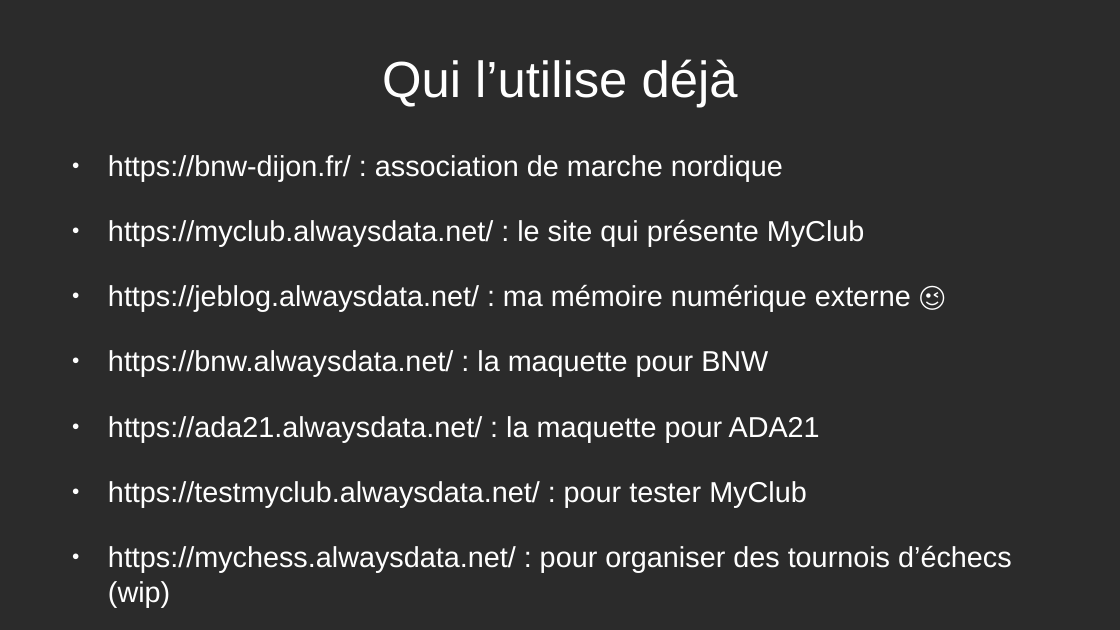
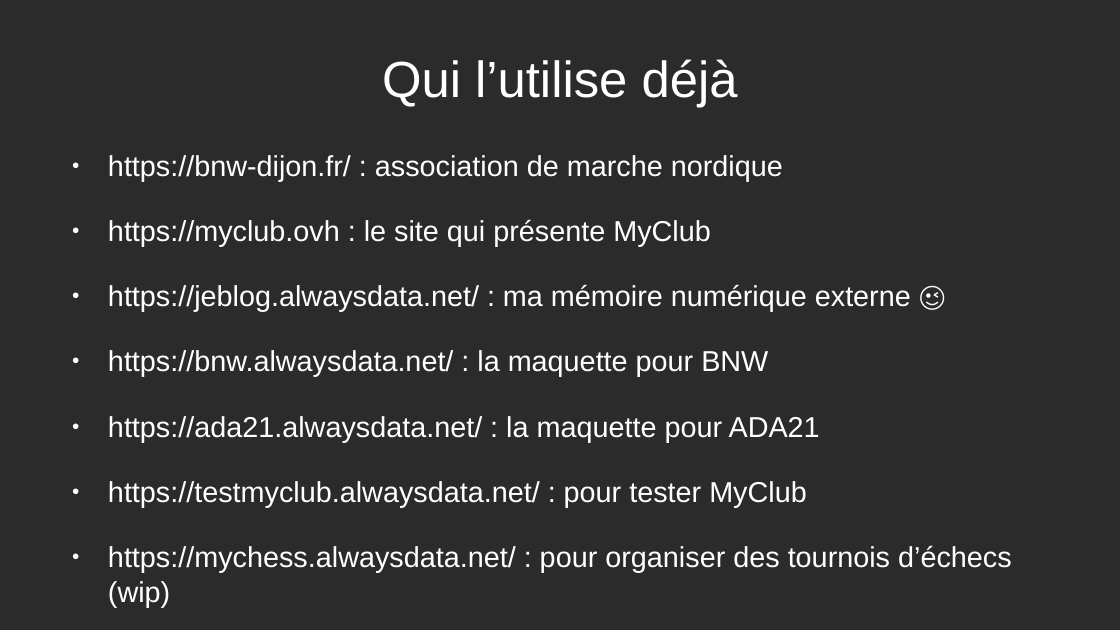
Before and after one commit to jebissey/MyClub, a slide deck: slide 11 of doc/PresentationADHdDijon.odp. Drawn at 1120x630 pixels with LibreOffice and Linux fonts; fonts in the diff are those of the drawing; background and template pictures are left out; a plain dark background stands for a picture behind light text. Boxes give left, top, right and bottom in pixels: in the first picture for what was removed or moved away, otherwise in the second. Text is boxed around its words. In the diff, an @@ line names an element or a change of style, - is before the commit and + after.

```diff
--- a/doc/PresentationADHdDijon.odp
+++ b/doc/PresentationADHdDijon.odp
@@ text at [108,219,711,246]: text changed @@
-● https://myclub.alwaysdata.net/ : le site qui présente MyClub
+● https://myclub.ovh : le site qui présente MyClub
```
Also in this commit, not shown: 1 other slide changed, 9 other files.
